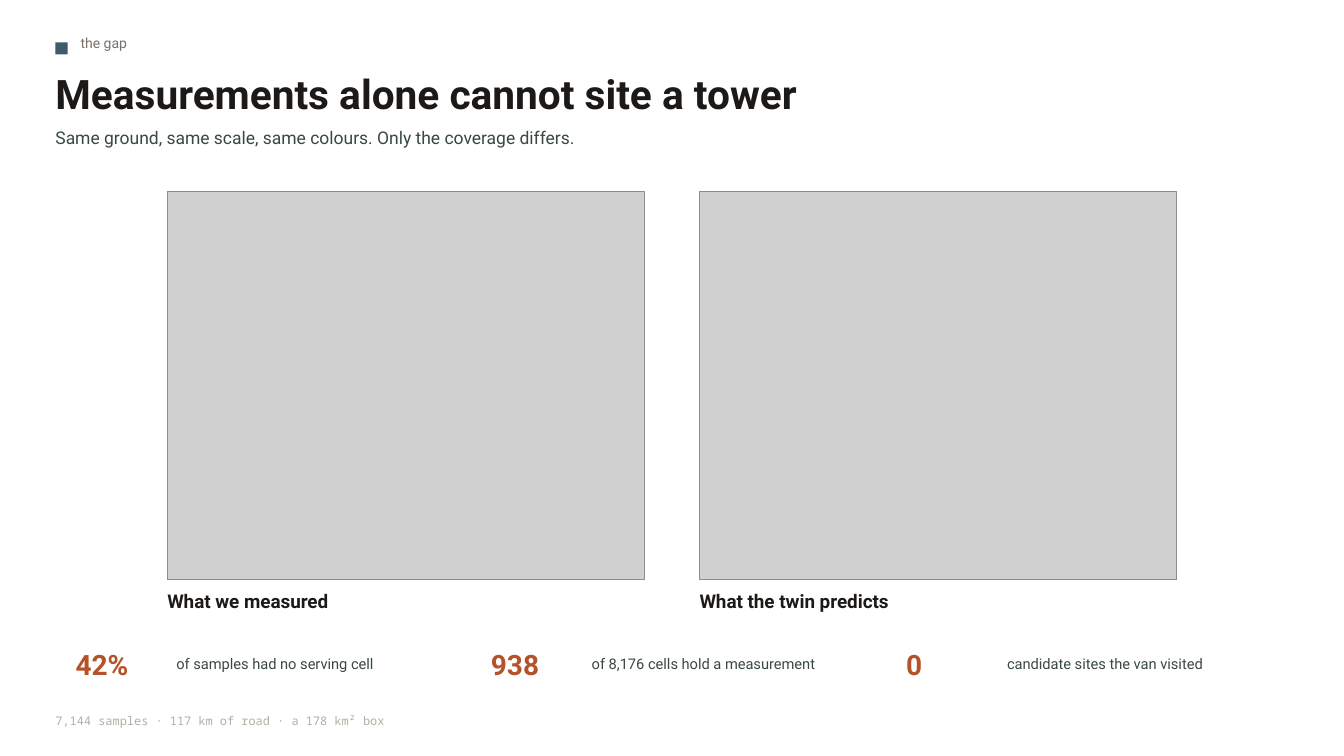
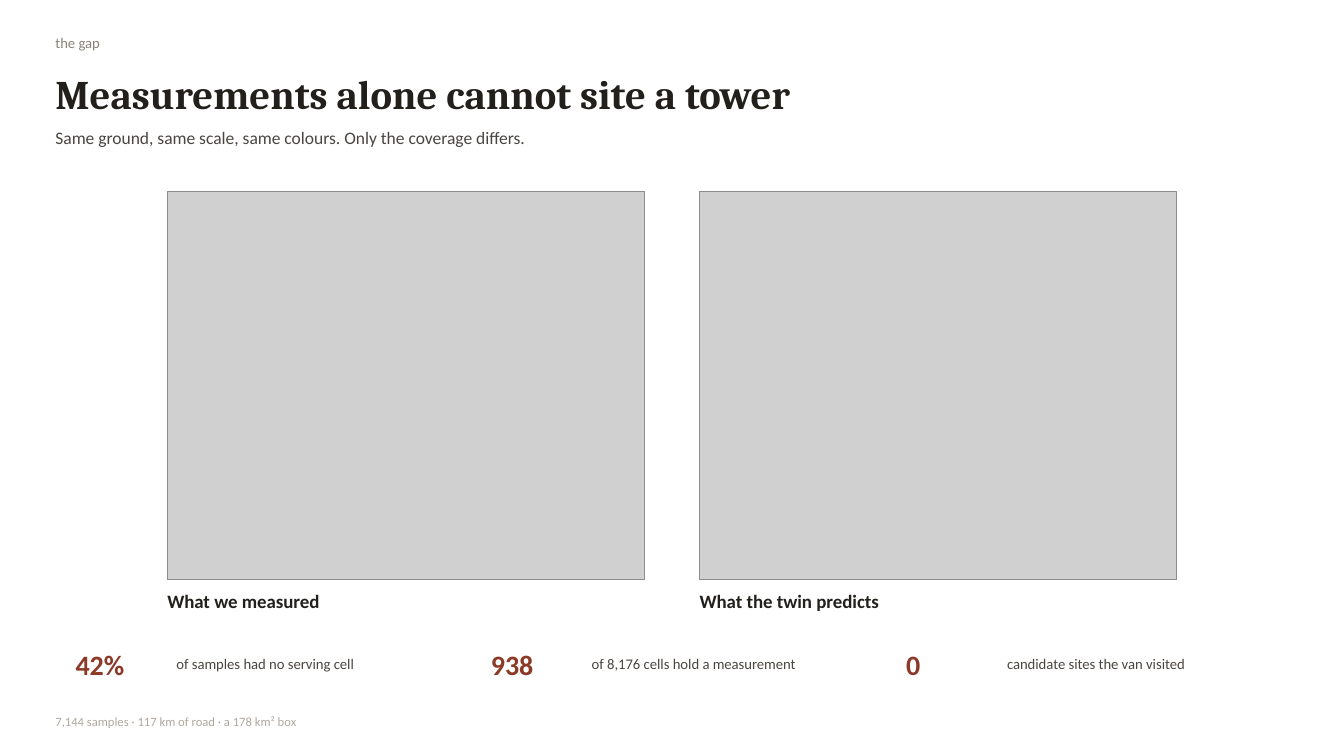
Before and after one commit to mtang724/arathon-c03-rural-infrastructure-placement, a slide deck: slide 2 of ARA_Challenge3.pptx. Drawn at 1344x756 pixels with LibreOffice and Linux fonts; fonts in the diff are those of the drawing; grey boxes stand for pictures. Boxes give left, top, right and bottom in pixels: in the first picture for what was removed or moved away, otherwise in the second. Text is boxed around its words. In the diff, an @@ line names an element or a change of style, - is before the commit and + after.

```diff
--- a/ARA_Challenge3.pptx
+++ b/ARA_Challenge3.pptx
@@ text "the gap": place and size @@
-text "the gap" at [81,37,127,51]
+text "the gap" at [55,38,100,51]
@@ text "the gap" at [55,38,100,51]: size 10 to 10.5 pt, font Roboto to Calibri, text colour #79716B to #8A8279 @@
@@ rectangle removed at [55,42,68,54] @@
@@ text "Measurements alone cannot site a ..." at [55,81,790,110]: font Roboto to Cambria, text colour #1C1917 to #23201C @@
@@ text "What we measured" at [167,594,320,608]: font Roboto to Calibri, text colour #1C1917 to #23201C @@
@@ text "What the twin predicts" at [700,594,879,611]: font Roboto to Calibri, text colour #1C1917 to #23201C @@
@@ font Roboto to Calibri, text colour #B4532A to #8C3A28 in 3 elements at [76,655,125,676], [491,655,534,675], [906,656,920,675] @@
@@ font Roboto to Calibri, text colour #3A4842 to #4A4540 in 4 elements at [55,132,525,147], [176,659,354,672], [592,659,796,671], [1007,659,1185,669] @@
@@ text "7,144 samples · 117 km ..." at [55,716,296,728]: size 8.5 to 9 pt, font Noto Sans Mono to Calibri, text colour #B5ADA4 to #B0A89E @@
```
Also in this commit, not shown: 5 other slides changed, 2 other files.
